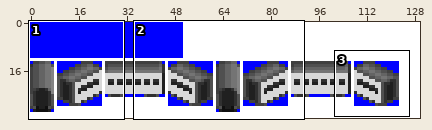
One commit to this sprite sheet: gfx/Template/20px.png. The first picture is a wide view before the edit; the outline marks the close-up.
Close-up. Earlier state:
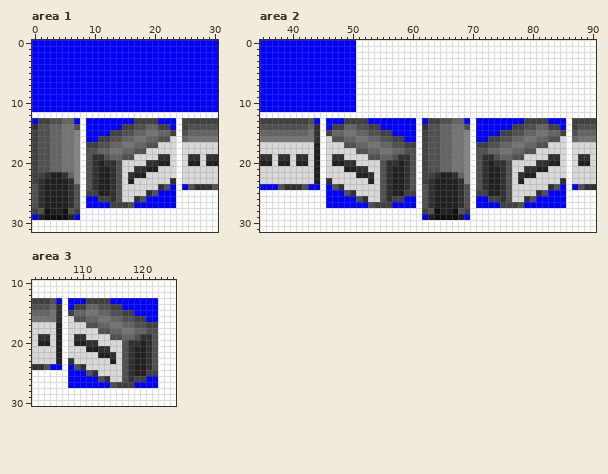
The file is 130x32 pixels. Shown: area 1: x 0..30, y 0..31; area 2: x 35..90, y 0..31; area 3: x 102..125, y 10..30.
Once edited:
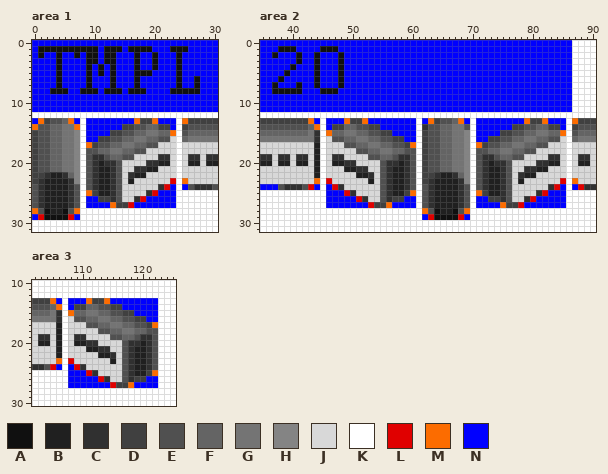
Palette (. is transparent): A #101010  B #202020  C #303030  D #404040  E #505050  F #646464  G #747474  H #848484  J #d8d8d8  K #ffffff  L #e00000  M #fc6c00  N #0000ff
Difference:
Changed rows in their new state; - is an unchanged pixel.
Area 1:
first column x 1:
 1 AAAAAAAAAA-AAA-AAAA---AAA--
 2 A--A--A-AA-AA---A--A---A---
 3 ---A----AA-AA---A--A---A---
 4 ---A----A-A-A---A--A---A---
 5 ---A----A-A-A---AAA----A---
 6 ---A----A---A---A------A--A
 7 ---A----A---A---A------A--A
 8 --AAA--AAA-AAA-AAA----AAAAA
first column x 0:
13 -M----M----------M--M----M
14 M------M------------------
15 -----------------------M--
17 ---------M----------------
first column x 0:
23 -----------------------L-M
24 ----------------------L---
25 ---------M----------L-----
26 ------------------L-------
27 -------------M--L---------
28 M------M------------------
29 -L----L-------------------
Area 2:
first column x 37:
 0 --------------NNNNNNNNNNNNNNNNNNNNNNNNNNNNNNNNNNNN-
 1 -AAA----AAA---NNNNNNNNNNNNNNNNNNNNNNNNNNNNNNNNNNNN-
 2 A---A--A---A--NNNNNNNNNNNNNNNNNNNNNNNNNNNNNNNNNNNN-
 3 ----A--A---A--NNNNNNNNNNNNNNNNNNNNNNNNNNNNNNNNNNNN-
 4 ---A---A---A--NNNNNNNNNNNNNNNNNNNNNNNNNNNNNNNNNNNN-
 5 --A----A---A--NNNNNNNNNNNNNNNNNNNNNNNNNNNNNNNNNNNN-
 6 -A-----A---A--NNNNNNNNNNNNNNNNNNNNNNNNNNNNNNNNNNNN-
 7 A---A--A---A--NNNNNNNNNNNNNNNNNNNNNNNNNNNNNNNNNNNN-
 8 AAAAA---AAA---NNNNNNNNNNNNNNNNNNNNNNNNNNNNNNNNNNNN-
 9 --------------NNNNNNNNNNNNNNNNNNNNNNNNNNNNNNNNNNNN-
10 --------------NNNNNNNNNNNNNNNNNNNNNNNNNNNNNNNNNNNN-
11 --------------NNNNNNNNNNNNNNNNNNNNNNNNNNNNNNNNNNNN-
13 ------M-----M--M----------M----M----------M--M----M
14 -------M-------------------------------------------
15 ---------M--------------------------------------M--
17 -----------------------M----------M----------------
first column x 43:
23 -M-L--------------------------------------L-M-
24 L---L------------------------------------L---L
25 ------L----------M----------M----------L------
26 --------L----------------------------L--------
27 ----------L--M------------------M--L----------
28 -------------------M------M-------------------
29 --------------------L----L--------------------
Area 3:
first column x 105:
13 M-----M--M--------
14 -M----------------
15 ---M--------------
17 -----------------M
first column x 105:
23 -M-L--------------
24 L---L-------------
25 ------L----------M
26 --------L---------
27 ----------L--M----
